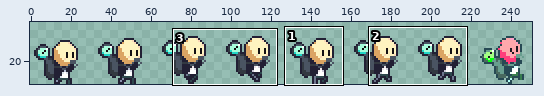
Two versions of one sprite sheet, LudumDare48/Assets/Graphics/Custom/Player/Deeto-Sheet.png. The first picture is a wide view before the edit; the outline marks the close-up.
Close-up. Old version:
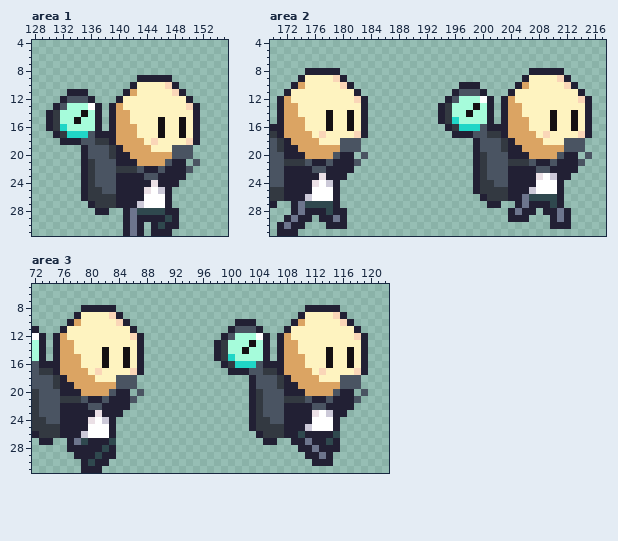
The file is 256x32 pixels. Shown: area 1: x 128..155, y 4..31; area 2: x 170..217, y 4..31; area 3: x 72..122, y 5..31. The wide view leaves out empty margins. The commit also changed other parts of the picture, which this record leaves out.
New version:
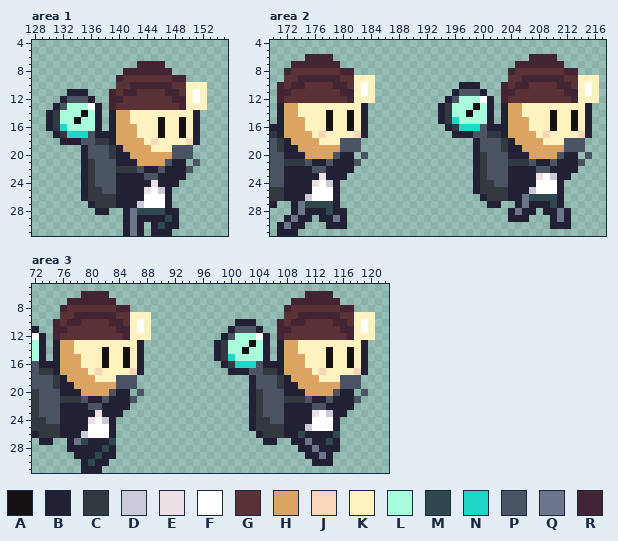
Palette (. is transparent): A #141013  B #222034  C #333941  D #ccc9d8  E #ebe0e6  F #ffffff  G #5b3138  H #dba463  J #fad6b8  K #fef3c0  L #a6fcdb  M #2f484e  N #20d6c7  P #4a5462  Q #6d758d  R #422433
The edit:
Changed rows in their new state; - is an unchanged pixel.
Area 1:
first column x 139:
 7 ----RRRR------
 8 --RRRRRRR-----
 9 -RGGGGGGGRR---
10 -GGRRRRRRGGKKK
11 RGRRGGGGRRGKFK
12 RRGGGGGGGRRKFK
13 RGGGGGGGGGRKKK
Area 2:
first column x 171:
 6 ----RRRR----------------------------RRRR------
 7 --RRRRRRR-------------------------RRRRRRR-----
 8 -RGGGGGGGRR----------------------RGGGGGGGRR---
 9 -GGRRRRRRGGKKK-------------------GGRRRRRRGGKKK
10 RGRRGGGGRRGKFK------------------RGRRGGGGRRGKFK
11 RRGGGGGGGRRKFK------------------RRGGGGGGGRRKFK
12 RGGGGGGGGGRKKK------------------RGGGGGGGGGRKKK
Area 3:
first column x 75:
 6 ----RRRR----------------------------RRRR------
 7 --RRRRRRR-------------------------RRRRRRR-----
 8 -RGGGGGGGRR----------------------RGGGGGGGRR---
 9 -GGRRRRRRGGKKK-------------------GGRRRRRRGGKKK
10 RGRRGGGGRRGKFK------------------RGRRGGGGRRGKFK
11 RRGGGGGGGRRKFK------------------RRGGGGGGGRRKFK
12 RGGGGGGGGGRKKK------------------RGGGGGGGGGRKKK
